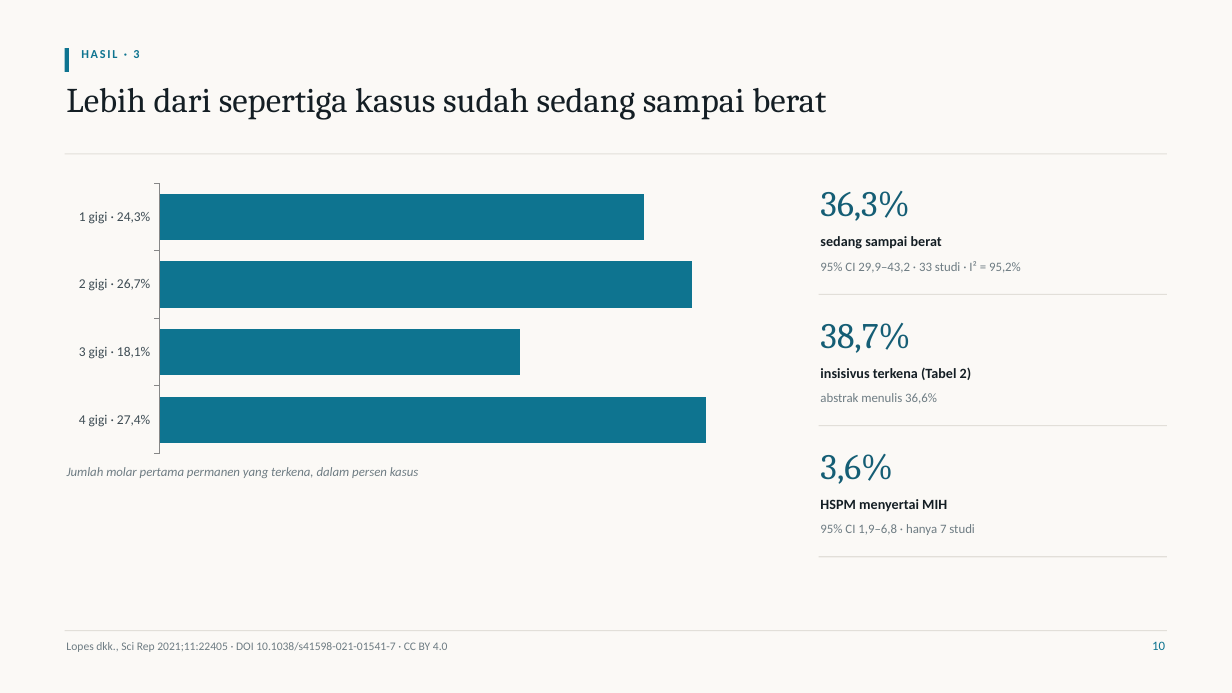
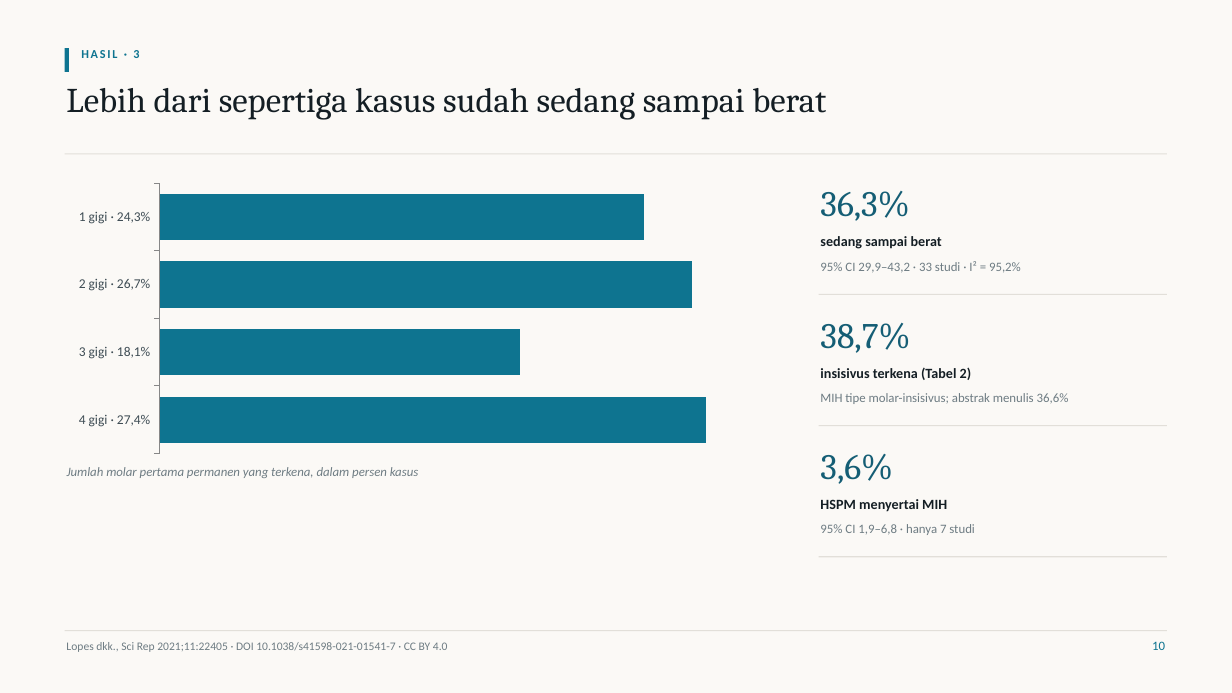
Before and after one commit to maskchanel14-source/agents, a slide deck: slide 10 of research/pediatric-dentistry-2021-2026/deck-mih-lopes-2021/Presentasi-Jurnal-MIH-Lopes-2021.pptx. Drawn at 1232x693 pixels with LibreOffice and Linux fonts; fonts in the diff are those of the drawing. Boxes give left, top, right and bottom in pixels: in the first picture for what was removed or moved away, otherwise in the second. Text is boxed around its words. In the diff, an @@ line names an element or a change of style, - is before the commit and + after.

```diff
--- a/research/pediatric-dentistry-2021-2026/deck-mih-lopes-2021/Presentasi-Jurnal-MIH-Lopes-2021.pptx
+++ b/research/pediatric-dentistry-2021-2026/deck-mih-lopes-2021/Presentasi-Jurnal-MIH-Lopes-2021.pptx
@@ text at (820, 393, 1069, 404): text changed @@
-abstrak menulis 36,6%
+MIH tipe molar-insisivus; abstrak menulis 36,6%
```
Also in this commit, not shown: 4 other slides changed, 26 other files.
